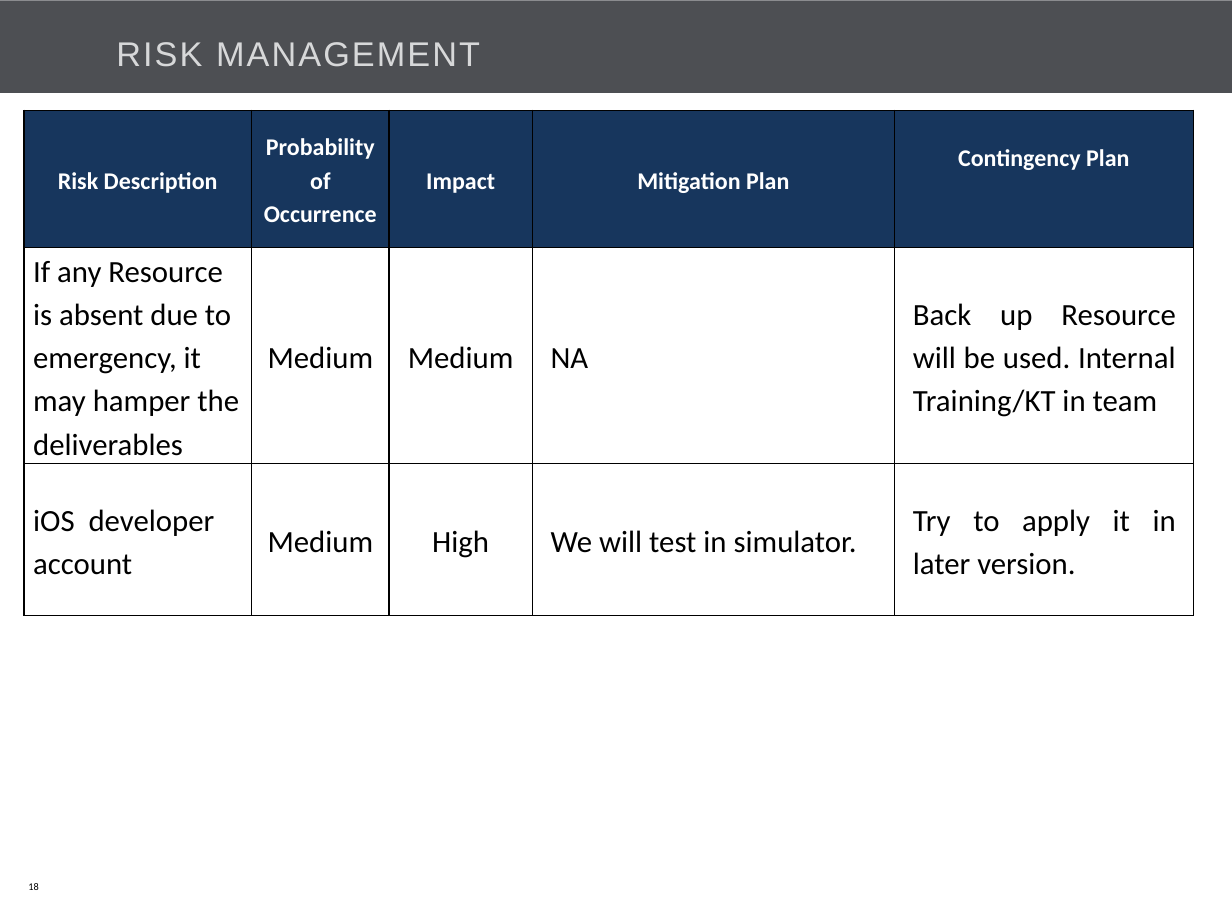
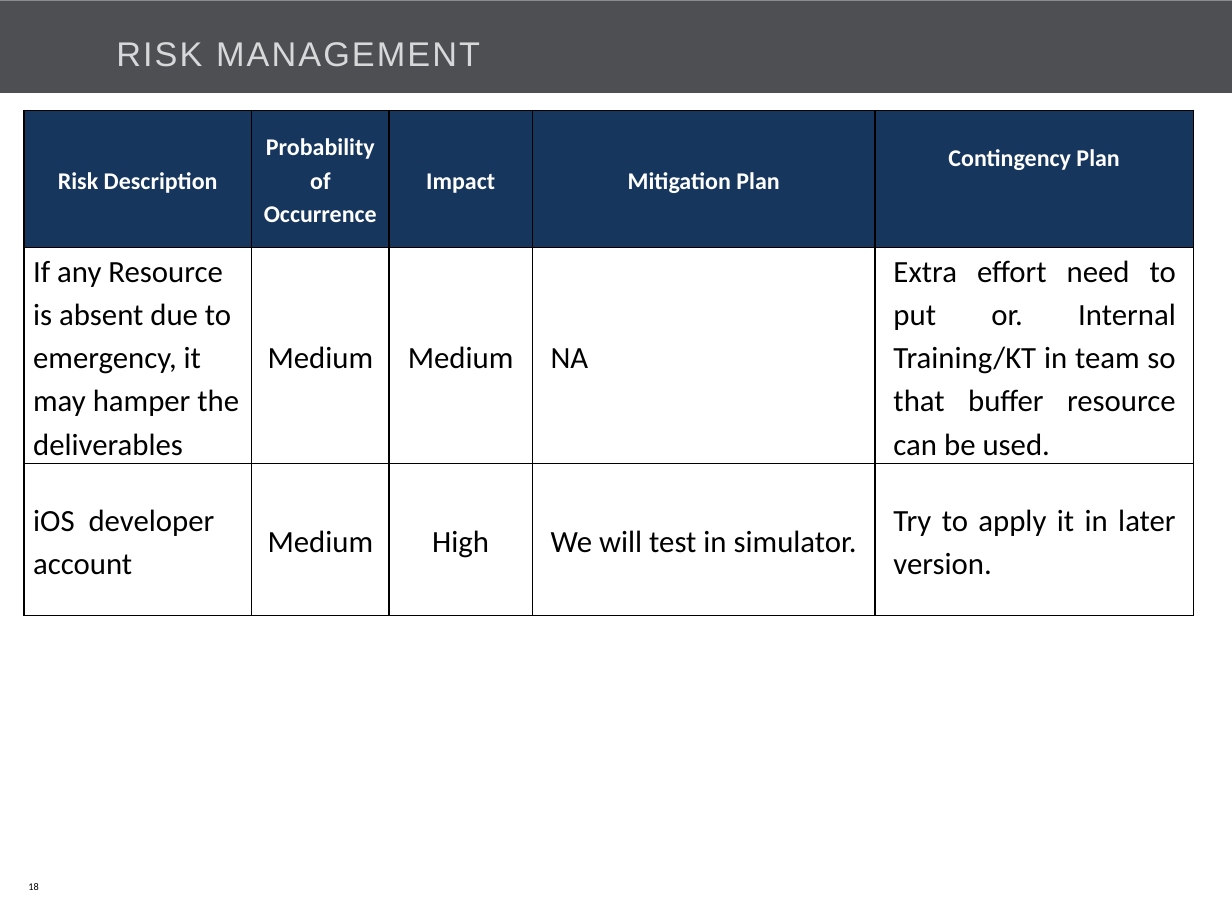
Before and after one commit to Bajarangi/demo, a slide deck: slide 18 of trunk/EasiCab/Documents/EASiCab_POC_kick off.pptx. Drawn at 1232x924 pixels with LibreOffice and Linux fonts; fonts in the diff are those of the drawing; background and template pictures are left out. Boxes give left, top, right and bottom in pixels: in the first picture for what was removed or moved away, otherwise in the second. Text is boxed around its words. In the diff, an @@ line names an element or a change of style, - is before the commit and + after.

```diff
--- a/trunk/EasiCab/Documents/EASiCab_POC_kick off.pptx
+++ b/trunk/EasiCab/Documents/EASiCab_POC_kick off.pptx
@@ table at box(23, 111, 1191, 614) @@
-row 2, column 5: Back up Resource will be used. Internal Training/KT in team
+row 2, column 5: Extra effort need to put or. Internal Training/KT in team so that buffer resource can be used.
```
Also in this commit, not shown: 1 other file.
